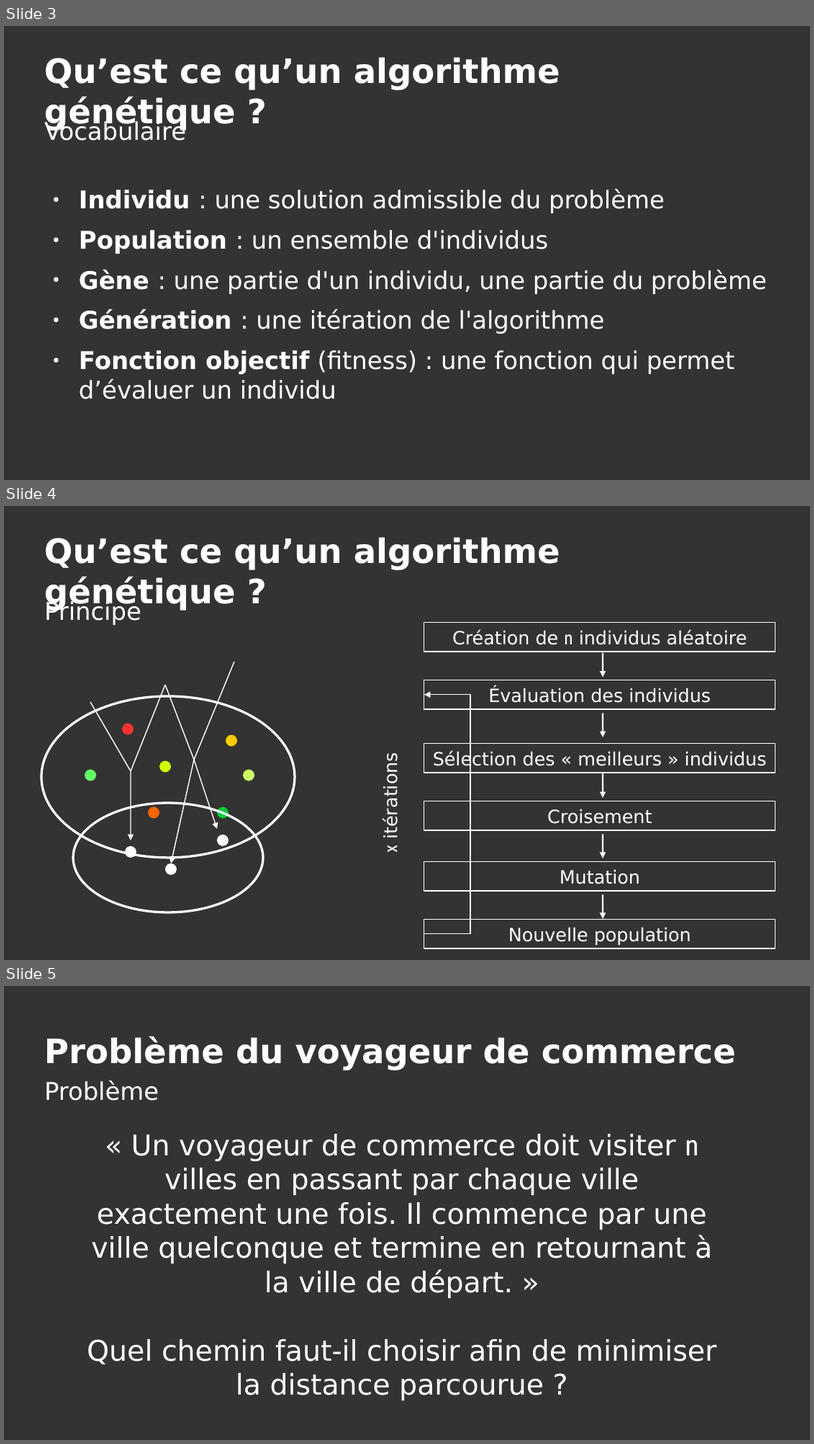
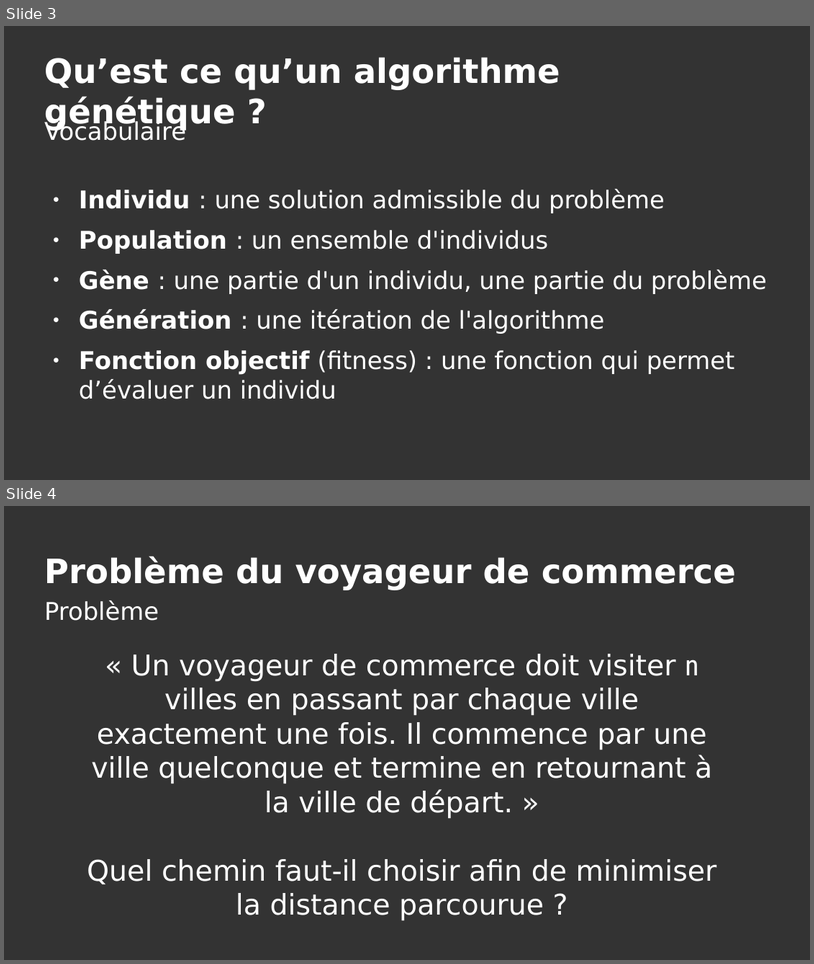
Before and after one commit to dut-info/Algo-Genetique, a slide deck: algo genetique.odp. Shown one above the other, each under a label of ours: slides 3, 4 and 5 before the commit, slides 3 and 4 after it. The pictures are 814x1444 and 814x964 pixels, drawn with LibreOffice and Linux fonts; fonts in the diff are those of the drawing. Boxes give left, top, right and bottom in pixels: in the first picture for what was removed or moved away, otherwise in the second. Text is boxed around its words. In the diff, an @@ line names an element or a change of style, - is before the commit and + after.

```diff
--- a/algo genetique.odp
+++ b/algo genetique.odp
@@ slide 4 removed at (x1=4, y1=506, x2=810, y2=960), background #333333 @@
@@ title removed at (x1=44, y1=537, x2=561, y2=610) @@
-Qu’est ce qu’un algorithme génétique ?
@@ title removed at (x1=44, y1=600, x2=142, y2=625) @@
-Principe
@@ rectangle removed at (x1=424, y1=623, x2=776, y2=651) @@
-Création de n individus aléatoire
@@ arrow removed from (603, 653) to (603, 677) @@
@@ ellipse removed at (x1=41, y1=696, x2=294, y2=857) @@
@@ line removed from (165, 685) to (131, 771) @@
@@ rectangle removed at (x1=424, y1=680, x2=776, y2=710) @@
-Évaluation des individus
@@ elbow arrow removed from (424, 934) to (424, 695) @@
@@ line removed from (90, 702) to (131, 771) @@
@@ arrow removed from (603, 713) to (603, 737) @@
@@ ellipse removed at (x1=122, y1=723, x2=134, y2=735) @@
@@ group removed at (x1=85, y1=735, x2=237, y2=818): 4 ellipses @@
@@ rectangle removed at (x1=424, y1=743, x2=776, y2=772) @@
-Sélection des « meilleurs » individus
@@ group removed at (x1=165, y1=662, x2=234, y2=863): 2 lines, 2 arrows @@
@@ text removed at (x1=378, y1=763, x2=402, y2=852) @@
-x itérations
@@ arrow removed from (131, 771) to (131, 840) @@
@@ ellipse removed at (x1=243, y1=770, x2=255, y2=781) @@
@@ arrow removed from (603, 774) to (603, 798) @@
@@ ellipse removed at (x1=74, y1=803, x2=264, y2=913) @@
@@ ellipse removed at (x1=148, y1=807, x2=160, y2=818) @@
@@ rectangle removed at (x1=424, y1=801, x2=776, y2=830) @@
-Croisement
@@ ellipse removed at (x1=125, y1=847, x2=136, y2=858) @@
@@ ellipse removed at (x1=217, y1=834, x2=229, y2=847) @@
@@ arrow removed from (603, 834) to (603, 858) @@
@@ ellipse removed at (x1=165, y1=863, x2=177, y2=875) @@
@@ rectangle removed at (x1=424, y1=862, x2=776, y2=891) @@
-Mutation
@@ arrow removed from (603, 895) to (603, 919) @@
@@ rectangle removed at (x1=424, y1=919, x2=776, y2=948) @@
-Nouvelle population
@@ what was slide 5 is now slide 4 @@
```
Also in this commit, not shown: 3 slides changed, 1 slide added, 6 other files.
